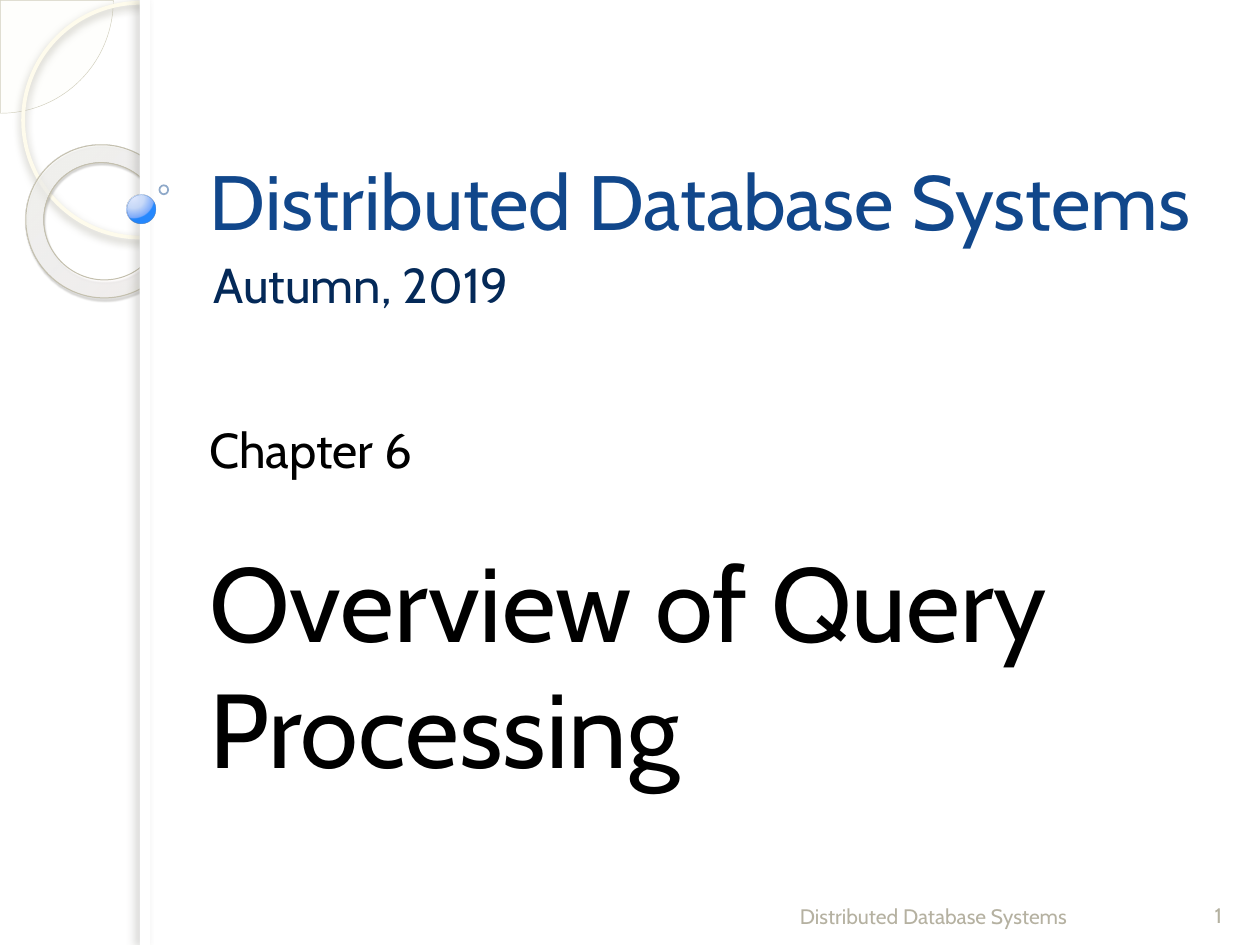
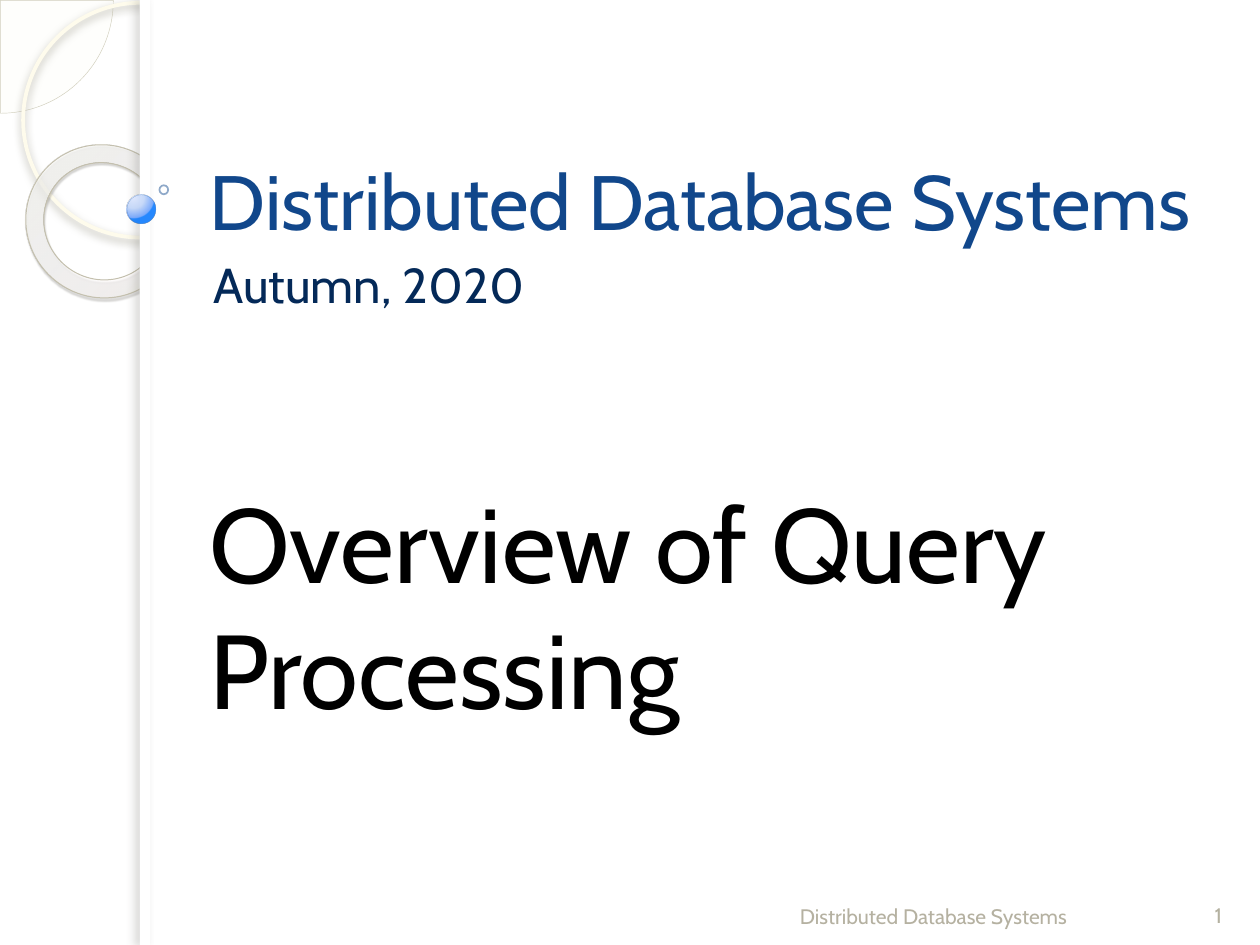
Before and after one commit to fanju1984/ddb, a slide deck: slide 1 of Fall_2020/03-Overview_of_Query_Processing.pptx. Drawn at 1260x945 pixels with LibreOffice and Linux fonts; fonts in the diff are those of the drawing; background and template pictures are left out. Boxes give left, top, right and bottom in pixels: in the first picture for what was removed or moved away, otherwise in the second. Text is boxed around its words. In the diff, an @@ line names an element or a change of style, - is before the commit and + after.

```diff
--- a/Fall_2020/03-Overview_of_Query_Processing.pptx
+++ b/Fall_2020/03-Overview_of_Query_Processing.pptx
@@ subtitle at (214, 268, 524, 308): text changed @@
-Autumn, 2019
+Autumn, 2020
@@ text at (209, 431, 412, 479): paragraph removed @@
-Chapter 6
```
Also in this commit, not shown: 1 other slide changed, 2 other files.
